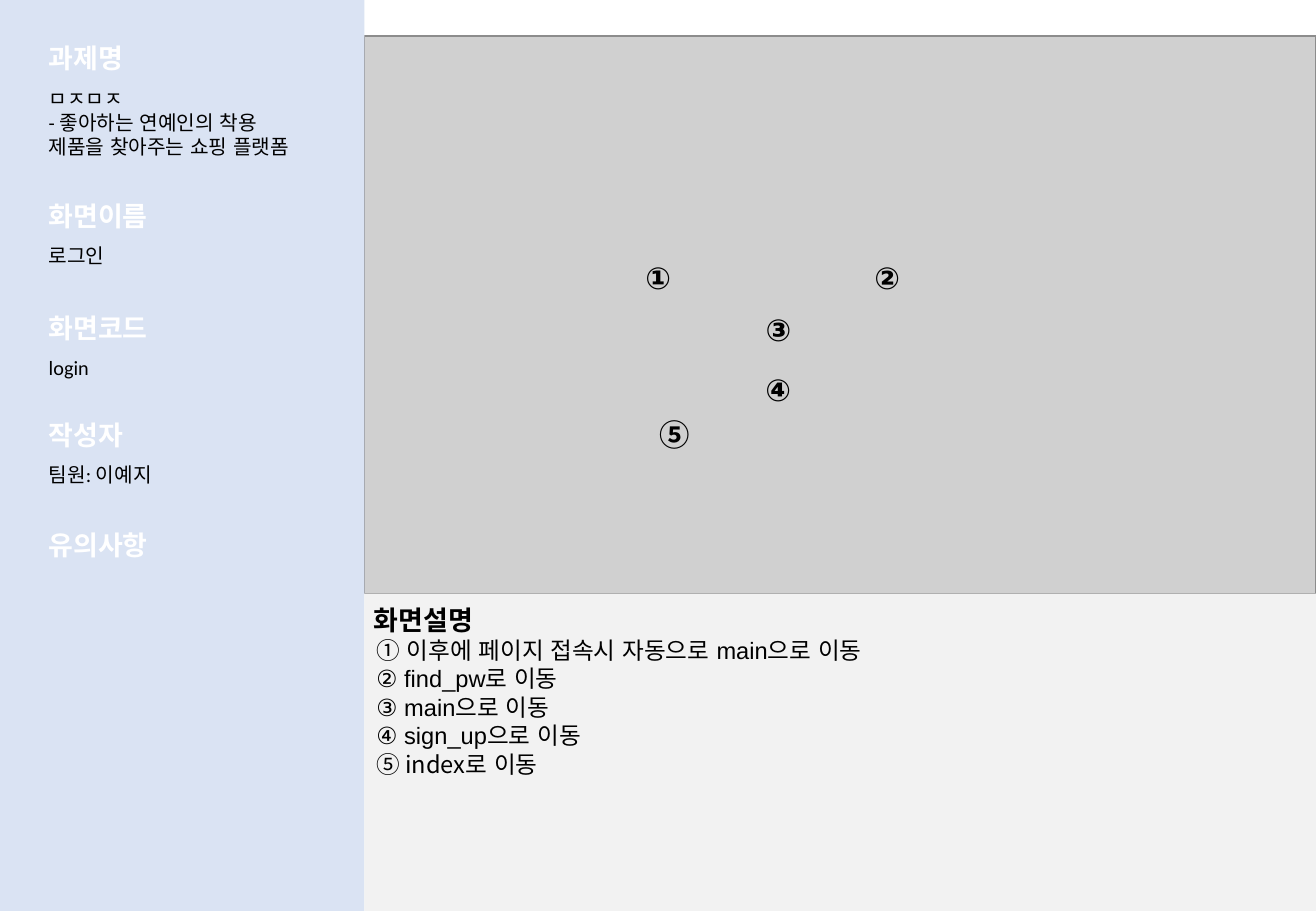
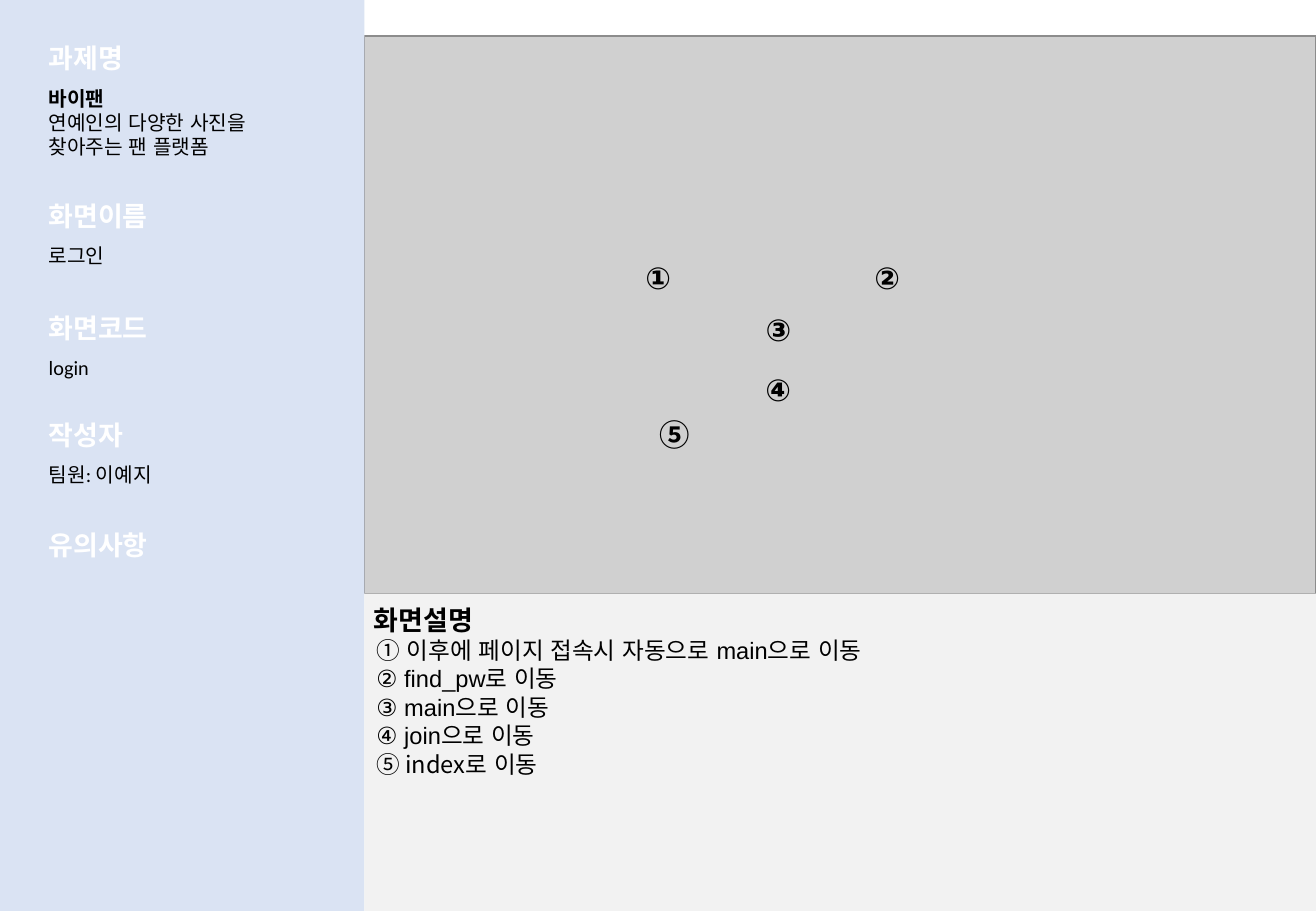
Before and after one commit to LeticiaKang/Project_Idol-Fandom-WebPlaform, a slide deck: slide 7 of 1. 산출문서/화면설계서(실전)/화면설계서_서식(1조. HappyVirus) (실전).pptx. Drawn at 1316x911 pixels with LibreOffice and Linux fonts; fonts in the diff are those of the drawing; grey boxes stand for pictures. Boxes give left, top, right and bottom in pixels: in the first picture for what was removed or moved away, otherwise in the second. Text is boxed around its words. In the diff, an @@ line names an element or a change of style, - is before the commit and + after.

```diff
--- a/1. 산출문서/화면설계서(실전)/화면설계서_서식(1조. HappyVirus) (실전).pptx
+++ b/1. 산출문서/화면설계서(실전)/화면설계서_서식(1조. HappyVirus) (실전).pptx
@@ text at <box>49,89,246,156</box>: text changed @@
-ㅁㅈㅁㅈ
-- 좋아하는 연예인의 착용 제품을 찾아주는 쇼핑 플랫폼
+바이팬
+연예인의 다양한 사진을 찾아주는 팬 플랫폼
@@ text at <box>376,724,534,746</box>: text changed @@
-④ sign_up으로 이동
+④ join으로 이동
```
Also in this commit, not shown: 17 other slides changed, 2 slides removed.
